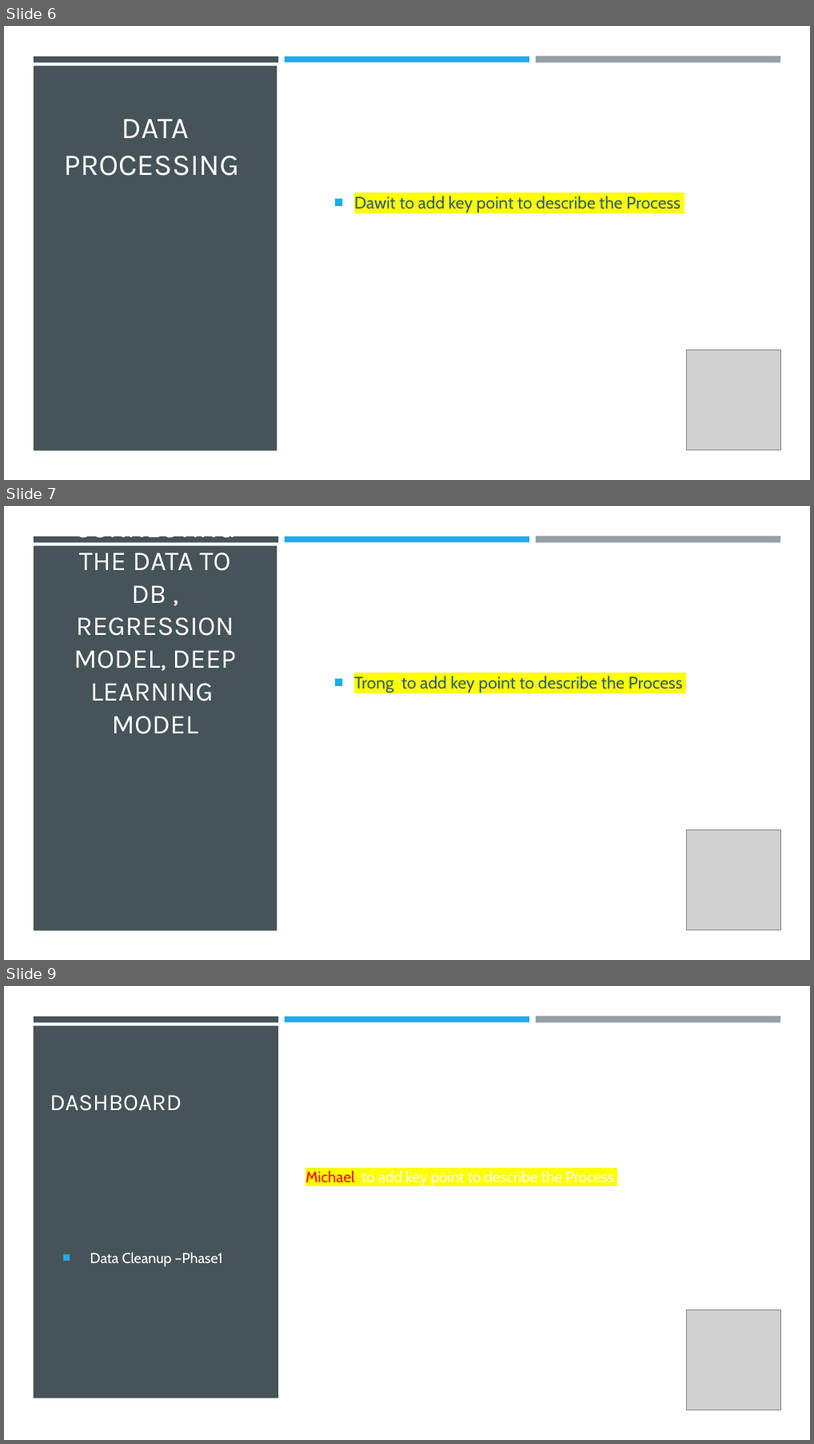
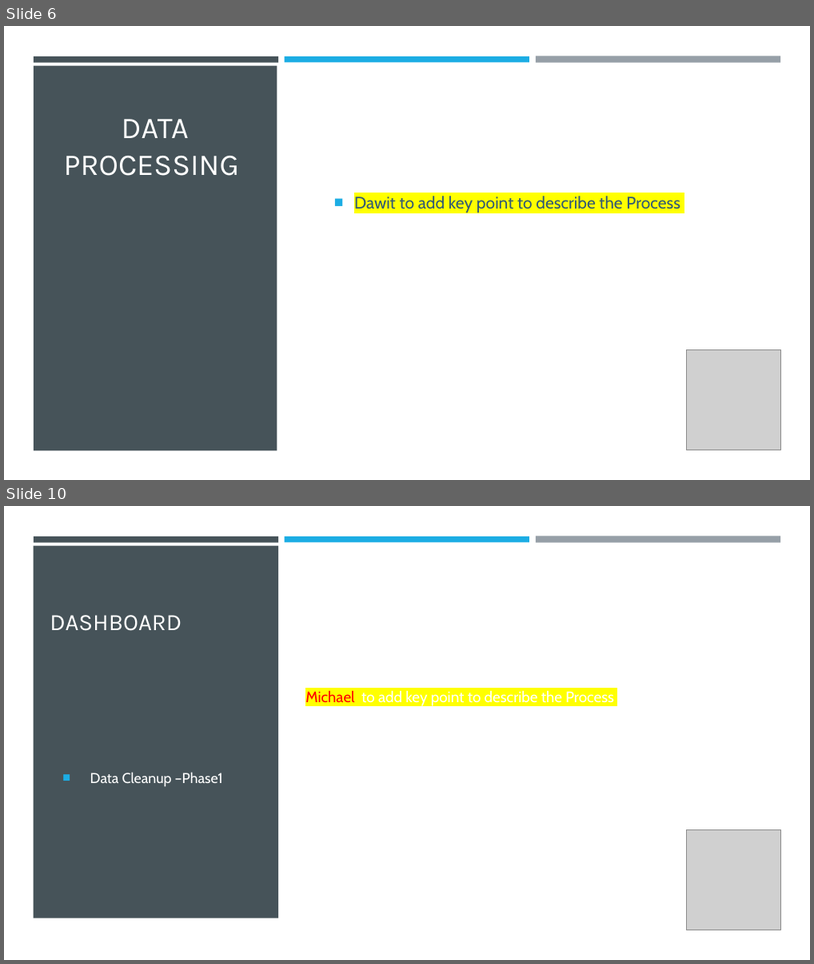
Before and after one commit to srthirum1/Final_Group_Project, a slide deck: Final_Project/CA Housing Prices Analysis.pptx. Shown one above the other, each under a label of ours: slides 6, 7 and 9 before the commit, slides 6 and 10 after it; the slides between them are not shown. The pictures are 814x1444 and 814x964 pixels, drawn with LibreOffice and Linux fonts; fonts in the diff are those of the drawing; grey boxes stand for pictures. Boxes give left, top, right and bottom in pixels: in the first picture for what was removed or moved away, otherwise in the second. Text is boxed around its words. In the diff, an @@ line names an element or a change of style, - is before the commit and + after.

```diff
--- a/Final_Project/CA Housing Prices Analysis.pptx
+++ b/Final_Project/CA Housing Prices Analysis.pptx
@@ slide 7 removed at bbox=[4, 506, 810, 960], background #FFFFFF; not listed: 4 template elements that a slide beside it also shows @@
@@ title removed at bbox=[74, 536, 237, 734] @@
-CONNECTING THE DATA TO DB , REGRESSION MODEL, DEEP LEARNING MODEL
@@ text removed at bbox=[354, 676, 682, 693] @@
-■ Trong to add key point to describe the Process
@@ picture removed at bbox=[687, 830, 781, 929] @@
@@ what was slide 9 is now slide 10 @@
```
Also in this commit, not shown: 3 slides added, 1 other slide removed, 1 other file.
